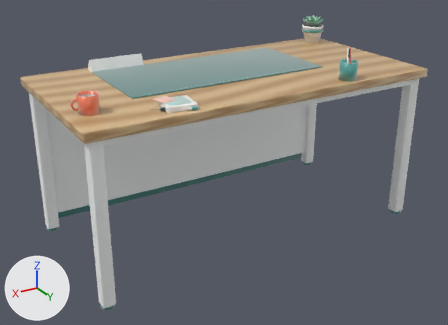
Renders of the glTF model prototype/drpatch-desk/models/desk.glb from each side of a commit.
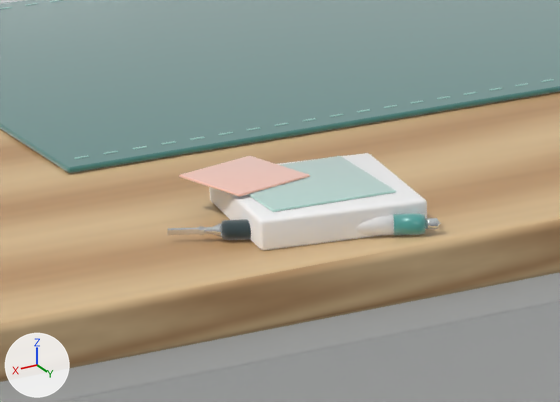
Old and new are each drawn whole from a 50 mm lens placed at (15.54, 25.43, 7.98), pointed at (0.48, 0.33, -4.57) and again close up on the part from 27% to 50% of the width and 21% to 43% of the height. The axes (+X, +Y, +Z) are drawn at lower left. The lights are the same throughout. The last two pictures show the newer version. Where no turn or scale is listed for an object, it has been applied to the vertices.

The first close-up shows 'Apron', 'DeskTop', 'FrontPanel', 'Memo', 'Pad', 'PenBody', 'PenCap', 'PenClick', 'PenClip', 'PenClipTop', 'PenGrip', 'PenTip', 'Sticky1', 'Sticky2' and 2 more.
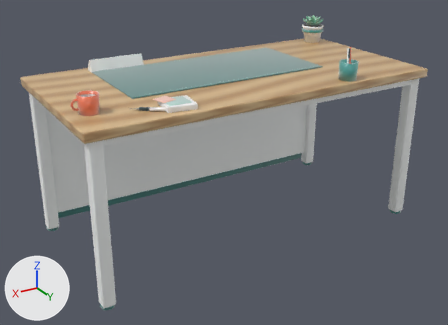
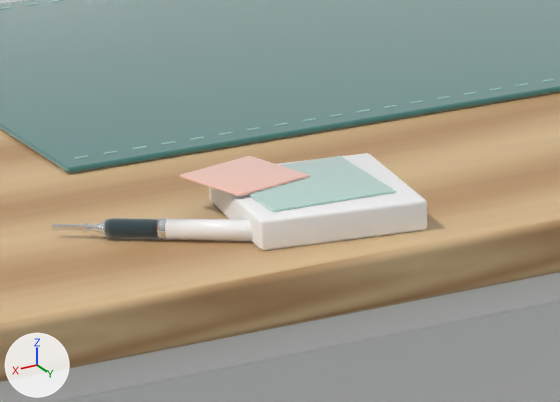
Boxes (x1, y1, x2, y2) around the edits, measured in the close-ups (560 x 402 px):
'PenBody', moved, turned: before (356, 215, 394, 236); after (165, 219, 253, 241)
'PenGrip', moved, turned: before (222, 219, 251, 240); after (105, 218, 158, 239)
'PenCap', moved, turned (not visible afterwards): before (393, 213, 425, 236)
'PenClip', moved, turned: before (167, 227, 211, 235); after (52, 224, 94, 231)
'PenTip', moved, turned: before (204, 223, 222, 237); after (88, 221, 105, 235)
'PenRing', moved (not visible before): after (157, 218, 167, 240)
'PenClick', moved, turned (not visible afterwards): before (425, 218, 441, 229)
'PenClipTop', moved: before (199, 226, 204, 235); after (83, 223, 89, 232)

Patch to the scene script:
```diff
--- a/prototype/drpatch-desk/models/desk.glb.py
+++ b/prototype/drpatch-desk/models/desk.glb.py
@@ ob_penbody @@
 ob_penbody.parent = ob_desk
-ob_penbody.location = (5.6, 3.6, 0.081)
-ob_penbody.rotation_euler = (0.0, 0.0, 2.7)  # degrees (0, 0, 155)
+ob_penbody.location = (6.3, 3.1, 0.081)
+ob_penbody.rotation_euler = (0.0, 0.0, 2.55)  # degrees (0, 0, 146)
@@ ob_pencap @@
 ob_pencap.parent = ob_desk
-ob_pencap.location = (5.6, 3.6, 0.081)
-ob_pencap.rotation_euler = (0.0, 0.0, 2.7)  # degrees (0, 0, 155)
+ob_pencap.location = (6.3, 3.1, 0.081)
+ob_pencap.rotation_euler = (0.0, 0.0, 2.55)  # degrees (0, 0, 146)
@@ ob_penclick @@
 ob_penclick.parent = ob_desk
-ob_penclick.location = (5.6, 3.6, 0.081)
-ob_penclick.rotation_euler = (0.0, 0.0, 2.7)  # degrees (0, 0, 155)
+ob_penclick.location = (6.3, 3.1, 0.081)
+ob_penclick.rotation_euler = (0.0, 0.0, 2.55)  # degrees (0, 0, 146)
@@ ob_penclip @@
 ob_penclip.parent = ob_desk
-ob_penclip.location = (5.6, 3.6, 0.081)
-ob_penclip.rotation_euler = (0.0, 0.0, 2.7)  # degrees (0, 0, 155)
+ob_penclip.location = (6.3, 3.1, 0.081)
+ob_penclip.rotation_euler = (0.0, 0.0, 2.55)  # degrees (0, 0, 146)
@@ ob_pencliptop @@
 ob_pencliptop.parent = ob_desk
-ob_pencliptop.location = (5.6, 3.6, 0.081)
+ob_pencliptop.location = (6.3, 3.1, 0.081)
 ob_pencliptop.rotation_euler = (0.0, 0.0, 2.7)  # degrees (0, 0, 155)
@@ ob_pengrip @@
 ob_pengrip.parent = ob_desk
-ob_pengrip.location = (5.6, 3.6, 0.081)
-ob_pengrip.rotation_euler = (0.0, 0.0, 2.7)  # degrees (0, 0, 155)
+ob_pengrip.location = (6.3, 3.1, 0.081)
+ob_pengrip.rotation_euler = (0.0, 0.0, 2.55)  # degrees (0, 0, 146)
@@ ob_penring @@
 ob_penring.parent = ob_desk
-ob_penring.location = (5.6, 3.6, 0.081)
+ob_penring.location = (6.3, 3.1, 0.081)
 ob_penring.rotation_euler = (0.0, 0.0, 2.7)  # degrees (0, 0, 155)
@@ ob_pentip @@
 ob_pentip.parent = ob_desk
-ob_pentip.location = (5.6, 3.6, 0.081)
-ob_pentip.rotation_euler = (0.0, 0.0, 2.7)  # degrees (0, 0, 155)
+ob_pentip.location = (6.3, 3.1, 0.081)
+ob_pentip.rotation_euler = (0.0, 0.0, 2.55)  # degrees (0, 0, 146)
```
